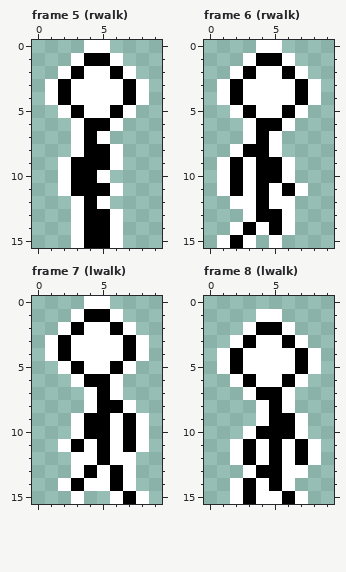
Two states of a pixel-art file, asset_src/aw.aseprite. The picture above is the old version.
10x16 pixels, 18 frames. Pixels under 10% opacity are left out. Shown: frame 5 (rwalk), frame 6 (rwalk), frame 7 (lwalk), frame 8 (lwalk). The commit also changed other frames, which this record leaves out.
New version:
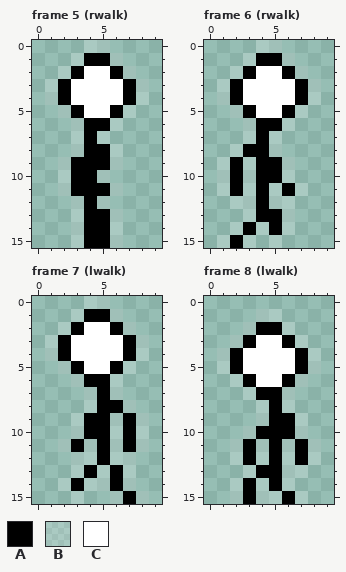
Palette (. is transparent): A #000000  B #ffffff30  C #ffffff
Author's note on the commit: fix out-of-order detection, tweak sprite
What changed:
--- frame 5 (rwalk)
@@ x 0..9 @@
- 0 ....CC....
- 1 ...CAAC...
- 2 ..CACCAC..
- 3 .CACCCCAC.
- 4 .CACCCCAC.
- 5 ..CACCAC..
- 6 ...CAAC...
- 7 ...CAC....
- 8 ...CAAC...
- 9 ..CAAAC...
-10 ..CAAC....
-11 ..CAAAC...
-12 ...CAC....
-13 ...CAAC...
-14 ...CAAC...
-15 ...CAAC...
+ 0 ....BB....
+ 1 ...BAAB...
+ 2 ..BACCAB..
+ 3 .BACCCCAB.
+ 4 .BACCCCAB.
+ 5 ..BACCAB..
+ 6 ...BAAB...
+ 7 ...BAB....
+ 8 ...BAAB...
+ 9 ..BAAAB...
+10 ..BAAB....
+11 ..BAAAB...
+12 ...BAB....
+13 ...BAAB...
+14 ...BAAB...
+15 ...BAAB...
--- frame 6 (rwalk)
@@ x 0..9 @@
- 0 ....CC....
- 1 ...CAAC...
- 2 ..CACCAC..
- 3 .CACCCCAC.
- 4 .CACCCCAC.
- 5 ..CACCAC..
- 6 ...CAAC...
- 7 ...CAC....
- 8 ..CAAC....
- 9 .CACAAC...
-10 .CACAAC...
-11 .CACACAC..
-12 ..CCACC...
-13 ...CAAC...
-14 ..CACAC...
-15 .CAC.C....
+ 0 ....BB....
+ 1 ...BAAB...
+ 2 ..BACCAB..
+ 3 .BACCCCAB.
+ 4 .BACCCCAB.
+ 5 ..BACCAB..
+ 6 ...BAAB...
+ 7 ...BAB....
+ 8 ..BAAB....
+ 9 .BABAAB...
+10 .BABAAB...
+11 .BABABAB..
+12 ..BBABB...
+13 ...BAAB...
+14 ..BABAB...
+15 .BAB.B....
--- frame 7 (lwalk)
@@ x 0..9 @@
- 0 ....CC....
- 1 ...CAAC...
- 2 ..CACCAC..
- 3 .CACCCCAC.
- 4 .CACCCCAC.
- 5 ..CACCAC..
- 6 ...CAAC...
- 7 ....CAC...
- 8 ....CAAC..
- 9 ...CAACAC.
-10 ...CAACAC.
-11 ..CACACAC.
-12 ...CCACC..
-13 ...CACAC..
-14 ..CACCAC..
-15 ...C..CAC.
+ 0 ....BB....
+ 1 ...BAAB...
+ 2 ..BACCAB..
+ 3 .BACCCCAB.
+ 4 .BACCCCAB.
+ 5 ..BACCAB..
+ 6 ...BAAB...
+ 7 ....BAB...
+ 8 ....BAAB..
+ 9 ...BAABAB.
+10 ...BAABAB.
+11 ..BABABAB.
+12 ...BBABB..
+13 ...BABAB..
+14 ..BABBAB..
+15 ...B..BAB.
--- frame 8 (lwalk)
@@ x 0..9 @@
  0 ..........
- 1 ....CC....
- 2 ...CAAC...
- 3 ..CACCAC..
- 4 .CACCCCAC.
- 5 .CACCCCAC.
- 6 ..CACCAC..
- 7 ...CAAC...
- 8 ....CAC...
- 9 ....CAAC..
-10 ...CAAAC..
-11 ..CACACAC.
-12 ..CACACAC.
-13 ...CAACC..
-14 ..CACAC...
-15 ..CACCAC..
+ 1 ....BB....
+ 2 ...BAAB...
+ 3 ..BACCAB..
+ 4 .BACCCCAB.
+ 5 .BACCCCAB.
+ 6 ..BACCAB..
+ 7 ...BAAB...
+ 8 ....BAB...
+ 9 ....BAAB..
+10 ...BAAAB..
+11 ..BABABAB.
+12 ..BABABAB.
+13 ...BAABB..
+14 ..BABAB...
+15 ..BABBAB..
Where, in picture pixels (left, top, right, bottom), the same in both pictures:
changed: (45, 40, 149, 248)
changed: (217, 40, 321, 248)
changed: (45, 296, 149, 504)
changed: (217, 309, 321, 504)
